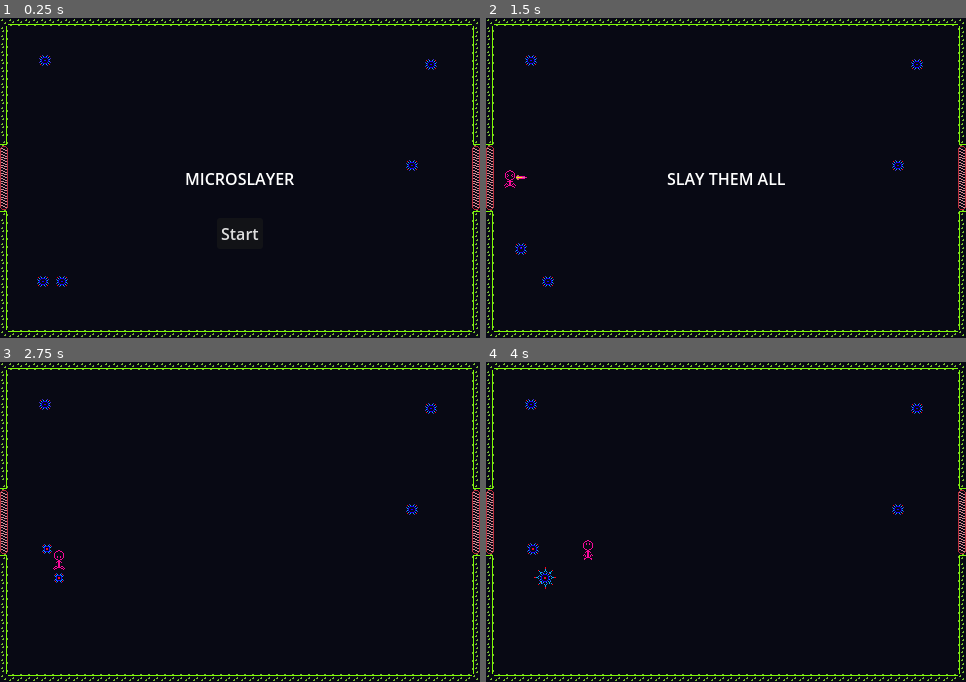
Above: before the commit, frames 1-4 (two rows, left to right).
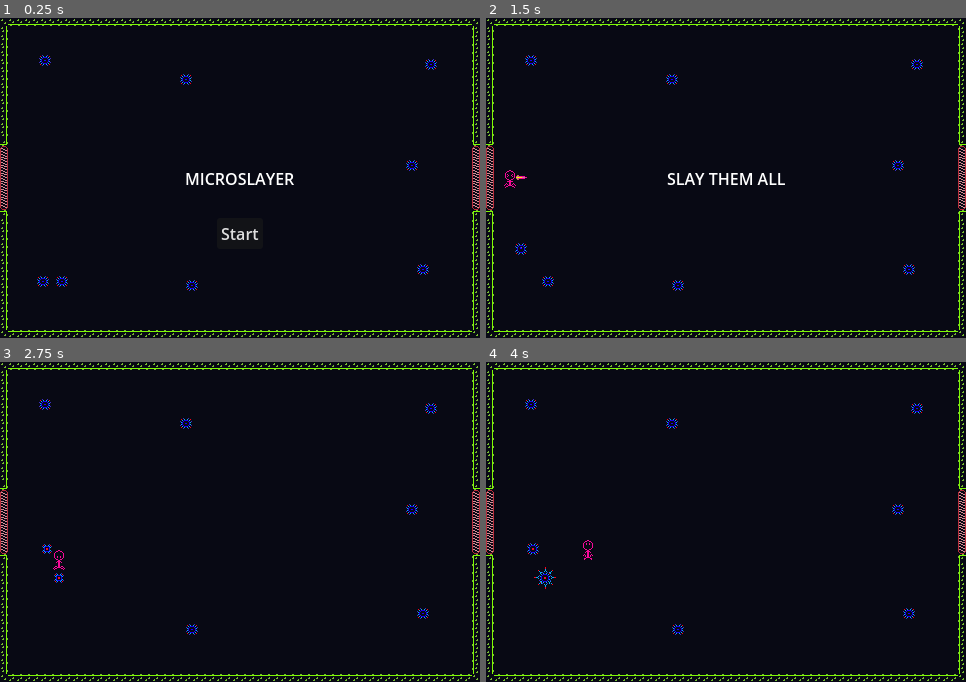
Above: after the commit, the same moments.

Repository: jellyfishhunter/jellys-LD56
Game: Godot game, scene res://scenes/main.tscn
Same seed, same stepped clock (60 frames per second), same inputs: the game is played once before the commit and once after it.
Inputs:
- Up to frame 1 (0.25 s): no input
- Up to frame 2 (1.5 s): click "Start" at 0.5 s; hold Right (move_right) from 1.28 s (still down); tap Space (attack) at 1.35 s
- Up to frame 3 (2.75 s): release Right (move_right) at 2.03 s; hold Down (move_down) from 2.03 s (still down); tap Space (attack) at 2.1 s
- Up to frame 4 (4 s): release Down (move_down) at 2.78 s; hold Right (move_right) 2.78-3.53 s; tap Space (attack) at 2.85, 3.6 s; hold W (move_up) from 3.53 s (still down)

The runs differ from the first frame. In frame 1, less than 0.1% of the frame differs, in the area x 37-90%, y 17-86%; in frame 2, less than 0.1%; in frame 3, less than 0.1%; in frame 4, less than 0.1%.

Commit message:
ADD five consecutive stages with rising number of enemies

Diff:
--- a/scripts/amoeba.gd
+++ b/scripts/amoeba.gd
@@ -56,7 +56,6 @@
 		var pseudopod = pseudopod_scene.instantiate()
 		add_child(pseudopod)
 		pseudopod.global_position = global_position + direction * 16 * (i + 1)
-		print(pseudopod.global_position)
 		await get_tree().create_timer(.1).timeout
 
 func _process(_delta):
--- a/scripts/environment.gd
+++ b/scripts/environment.gd
@@ -6,10 +6,13 @@
 @export var rna_scene: PackedScene
 @export var stage_scenes: Array = [PackedScene]
 @export var boss_stage_scene: PackedScene
+@export var stages_count = 5
+@export var starting_enemies = 8
 
 var current_stage: TileMapLayer
 var rna: Area2D
 var game_is_over = false
+var played_stages = 0
 
 func _ready() -> void:
 	create_stage()
@@ -19,10 +22,15 @@
 
 func create_stage() -> void:
 	# select random stage
-	var stage_scene = stage_scenes[randi() % stage_scenes.size()]
-	var stage = stage_scene.instantiate()
+	var stage: TileMapLayer
+	if (played_stages + 1) == stages_count:
+		stage = boss_stage_scene.instantiate()
+	else:
+		var stage_scene = stage_scenes[randi() % stage_scenes.size()]
+		stage = stage_scene.instantiate()
+
 	stage.player = $Player
-	stage.enemy_count = 5
+	stage.enemy_count = starting_enemies + (played_stages * 3)
 	add_child(stage)
 	current_stage = stage
 	current_stage.connect("all_enemies_defeated", _on_stage_all_enemies_defeated)
@@ -43,6 +51,7 @@
 
 func _on_exit_area_body_entered(body: Node2D) -> void:
 	if body.name == "Player":
+		played_stages += 1
 		current_stage.queue_free()
 		create_stage()
 		enter_stage()
